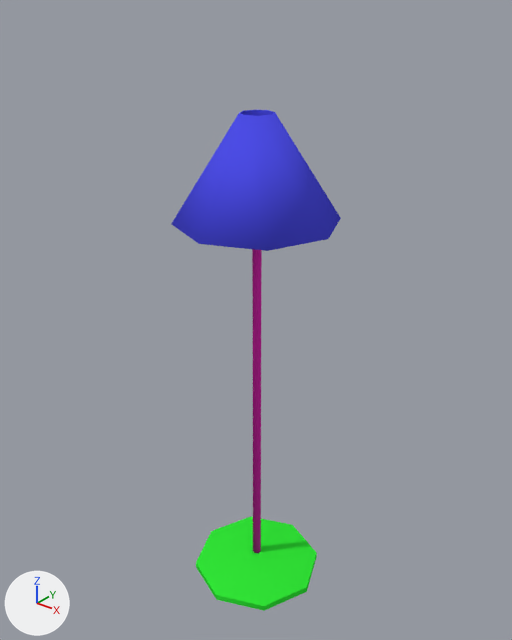
The Blender file 3d_assets/tall_light.blend as it was, and as the next commit left it.
The view is the same before and after, from a 50 mm lens placed at (109.9, -137.8, 175.0), pointed at (-2.0, 2.1, 88.2). Every picture has the same lights, and +X, +Y and +Z are marked at lower left.

The first picture shows 'foot', 'lamp', 'pole'.
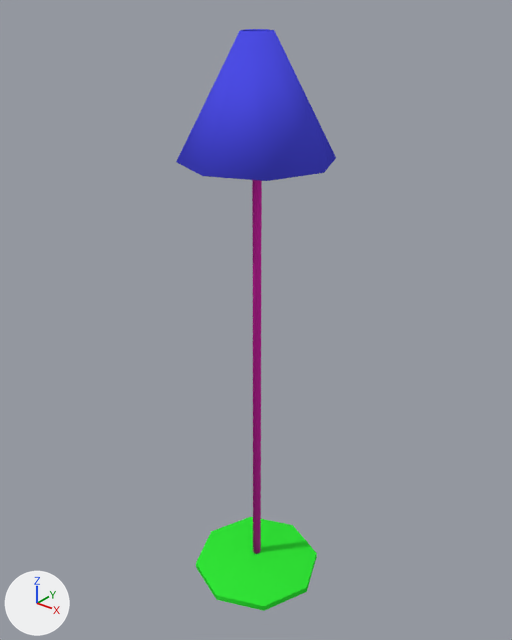
Location of each change, [x1, y1, x2, y2] in pixels of the pictures (512 x 640 px; the box of a moved part takes in the faces that stretch with it):
'lamp', mesh rescaled, moved (8% taller): before [171, 110, 341, 251]; after [176, 29, 336, 181]
part 1 of me_cylinder_000, moved or reshaped: before [252, 249, 262, 553]; after [252, 180, 262, 554]

Diff of the bpy script that builds the scene:
```diff
--- a/3d_assets/tall_light.blend.py
+++ b/3d_assets/tall_light.blend.py
@@ me_cylinder_000 @@
 me_cylinder_000.from_pydata(...)  # 96 vertices, 74 faces; spans x -14.4..14.4, y -14.4..14.4, z 5.5..128.9
 # used by ob_pole; location = (0.0, 0.0, 0.0)
+# me_cylinder_000 part 1: the whole mesh is multiplied about the mesh origin by the matrix ((0.971, 0.0, 0.0), (0.0, 0.971, 0.0), (0.0, 0.0, 1.134))
 me_cylinder_000.materials.append(mat_material_002)
@@ me_cylinder_008 @@
 me_cylinder_008.from_pydata(...)  # 32 vertices, 32 faces; spans x -22.0..22.0, y -22.0..22.0, z 117.9..145.2
 # used by ob_lamp; location = (0.0, 0.0, 0.0)
+# me_cylinder_008 part 2: the whole mesh is scaled about its middle by (0.908, 0.908, 1.1), then moved by (0.0, 0.0, 12.6)
 me_cylinder_008.materials.append(mat_material_001)
@@ ob_lamp @@
 ob_lamp = bpy.data.objects.new('lamp', me_cylinder_008)
-ob_lamp.location = (0.0, 0.0, 0.0)
+ob_lamp.location = (0.0, 0.0, 4.5)
```
